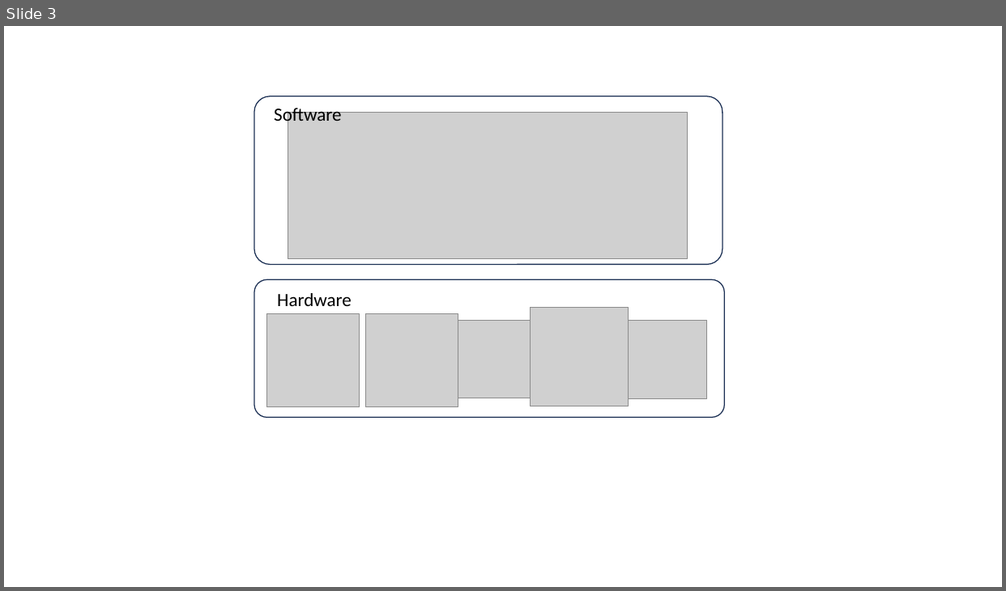
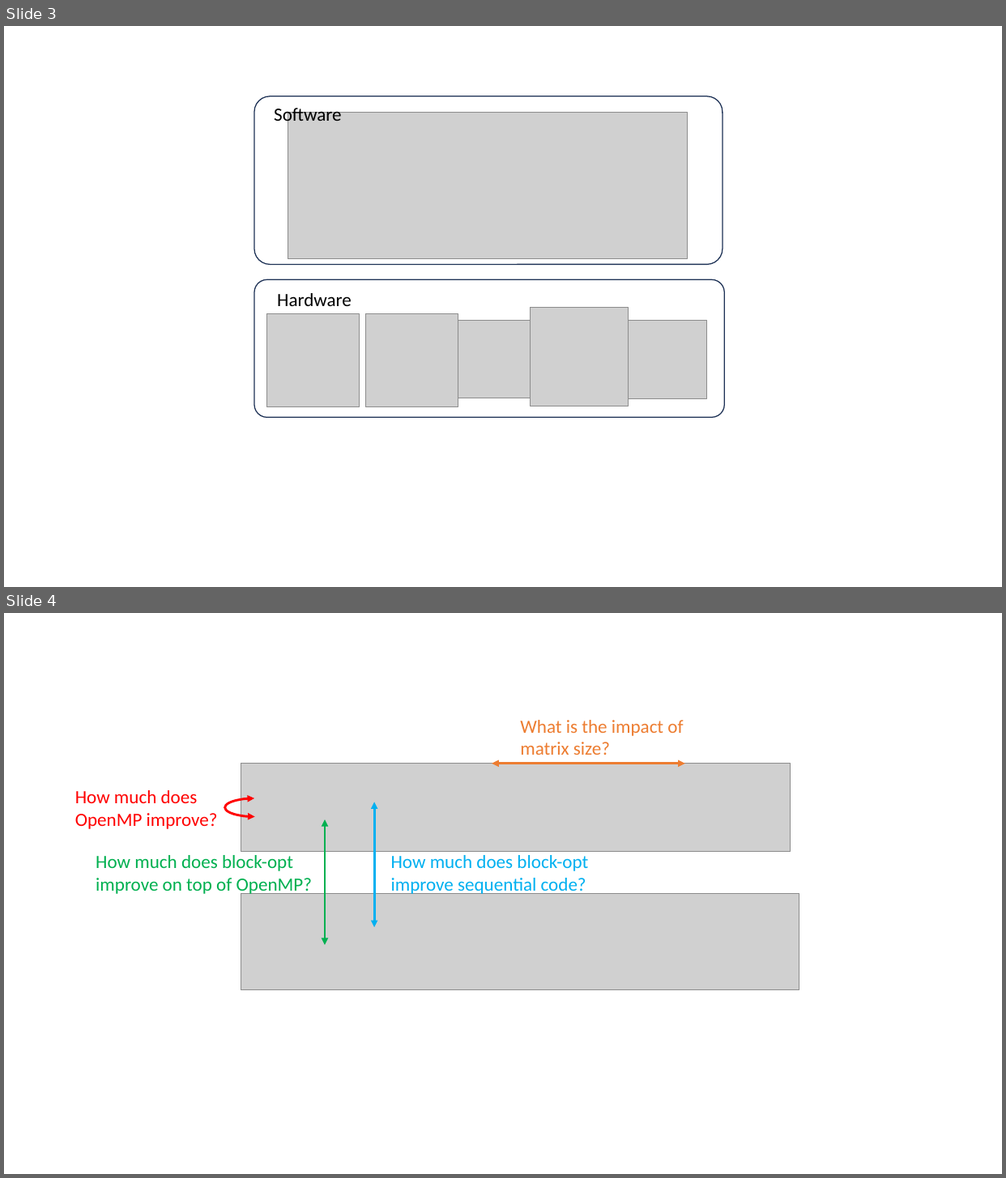
Before and after one commit to kevinsuo/kevinsuo.github.io, a slide deck: teaching/2023Fall/4504/Project/fig.pptx. Shown one above the other, each under a label of ours: slide 3 before the commit, slides 3 and 4 after it. The pictures are 1006x591 and 1006x1178 pixels, drawn with LibreOffice and Linux fonts; fonts in the diff are those of the drawing; grey boxes stand for pictures. Boxes give left, top, right and bottom in pixels: in the first picture for what was removed or moved away, otherwise in the second. Text is boxed around its words. In the diff, an @@ line names an element or a change of style, - is before the commit and + after.

```diff
--- a/teaching/2023Fall/4504/Project/fig.pptx
+++ b/teaching/2023Fall/4504/Project/fig.pptx
@@ slide 4 added at box(4, 613, 1002, 1174), background #FFFFFF @@
@@ text added at box(520, 720, 683, 755), 18 pt, text #ED7D31 @@
+What is the impact of matrix size?
@@ picture added at box(241, 764, 790, 852) @@
@@ double arrow added from (492, 764) to (685, 764), #ED7D31 2.25 pt @@
@@ text added at box(75, 790, 218, 829), 18 pt, text #FF0000 @@
+How much does OpenMP improve?
@@ arc (boxed as its full ellipse) added at box(225, 798, 285, 817), outline #FF0000 2.25 pt @@
@@ double arrow added from (374, 803) to (374, 927), #00B0F0 2.25 pt @@
@@ double arrow added from (325, 820) to (325, 945), #00B050 2.25 pt @@
@@ text added at box(96, 855, 312, 896), 18 pt, text #00B050 @@
+How much does block-opt improve on top of OpenMP?
@@ text added at box(391, 855, 588, 896), 18 pt, text #00B0F0 @@
+How much does block-opt improve sequential code?
@@ picture added at box(241, 894, 799, 990) @@
```
Also in this commit, not shown: 2 other files.
